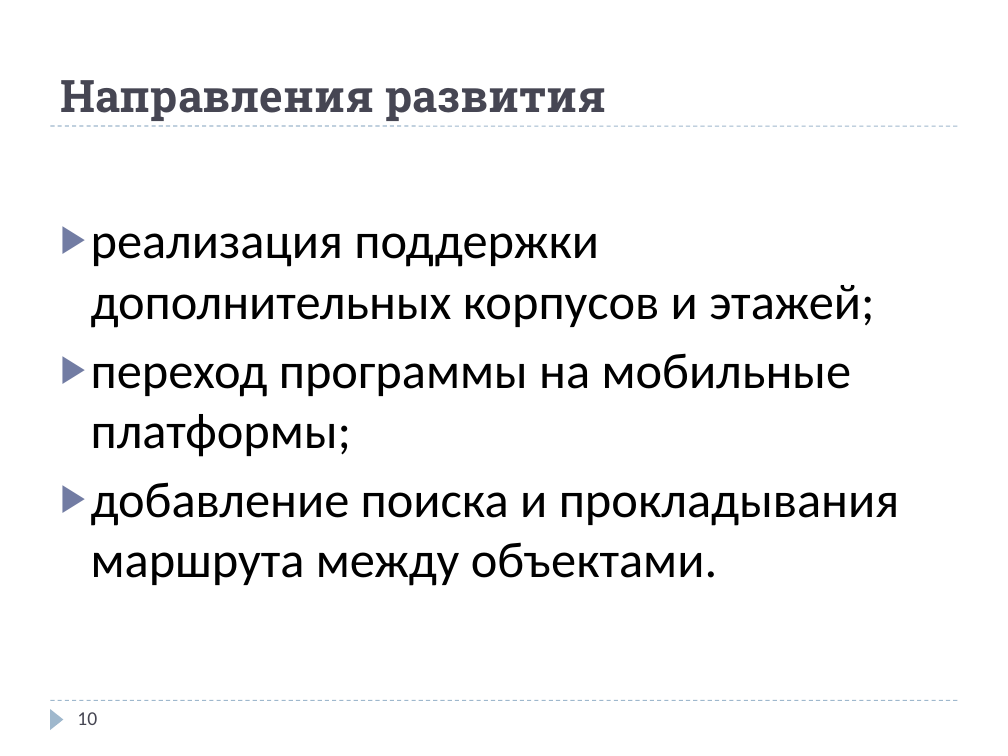
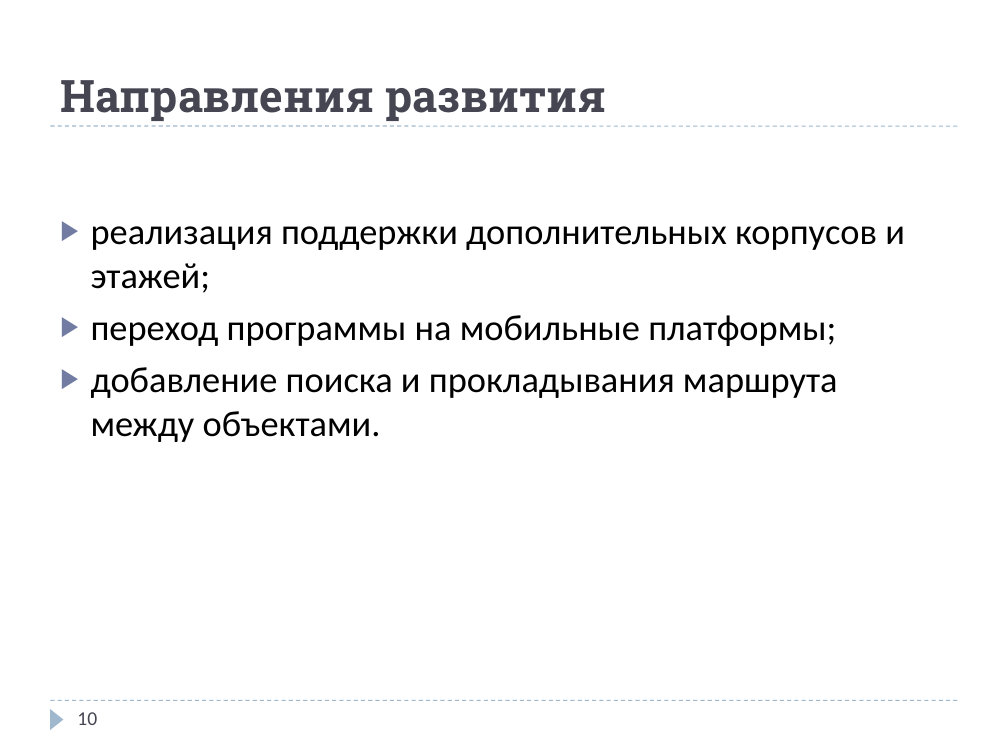
Before and after one commit to egorsh0/svg-map, a slide deck: slide 10 of docs/2016ВКР230618ШОХИН.pptx. Drawn at 1008x756 pixels with LibreOffice and Linux fonts; fonts in the diff are those of the drawing. Boxes give left, top, right and bottom in pixels: in the first picture for what was removed or moved away, otherwise in the second. Text is boxed around its words. In the diff, an @@ line names an element or a change of style, - is before the commit and + after.

```diff
--- a/docs/2016ВКР230618ШОХИН.pptx
+++ b/docs/2016ВКР230618ШОХИН.pptx
@@ text "реализация поддержки дополнительных корпусов и ..." at box(91, 226, 905, 442): size 36 to 26 pt @@
```
Also in this commit, not shown: 6 other slides changed, 1 other file.
